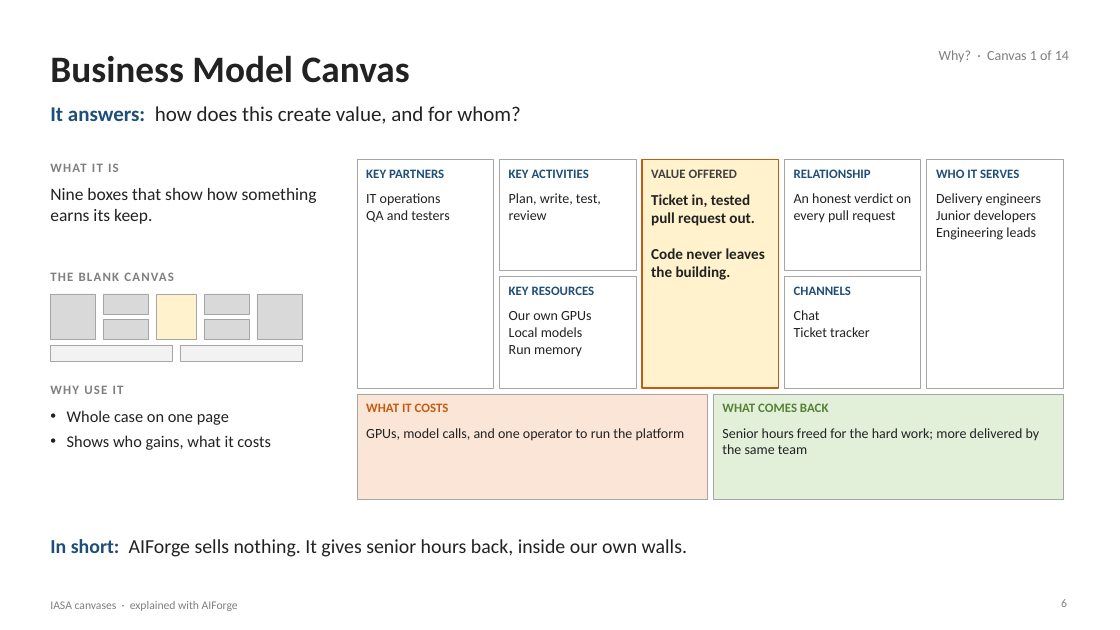
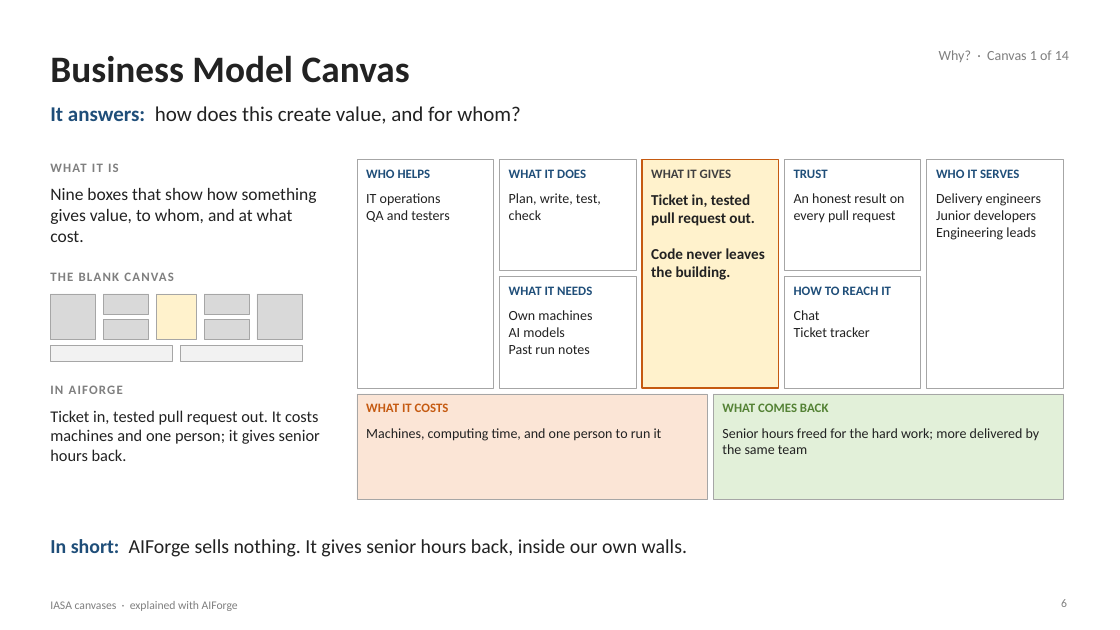
Before and after one commit to Manikanta-Reddy-Pasala/tools, a slide deck: slide 6 of course/iasa-aiforge/IASA-Canvases-with-AIForge.pptx. Drawn at 1120x630 pixels with LibreOffice and Linux fonts; fonts in the diff are those of the drawing. Boxes give left, top, right and bottom in pixels: in the first picture for what was removed or moved away, otherwise in the second. Text is boxed around its words. In the diff, an @@ line names an element or a change of style, - is before the commit and + after.

```diff
--- a/course/iasa-aiforge/IASA-Canvases-with-AIForge.pptx
+++ b/course/iasa-aiforge/IASA-Canvases-with-AIForge.pptx
@@ text at <box>366,169,431,178</box>: text changed @@
-KEY PARTNERS
+WHO HELPS
@@ text at <box>509,169,586,178</box>: text changed @@
-KEY ACTIVITIES
+WHAT IT DOES
@@ text at <box>651,169,731,178</box>: text changed @@
-VALUE OFFERED
+WHAT IT GIVES
@@ text at <box>794,169,828,178</box>: text changed @@
-RELATIONSHIP
+TRUST
@@ text at <box>50,188,317,242</box>: text changed @@
-Nine boxes that show how something earns its keep.
+Nine boxes that show how something gives value, to whom, and at what cost.
@@ text at <box>509,193,601,220</box>: text changed @@
-Plan, write, test, review
+Plan, write, test, check
@@ text at <box>794,193,905,223</box>: text changed @@
-An honest verdict on every pull request
+An honest result on every pull request
@@ text at <box>509,286,592,295</box>: text changed @@
-KEY RESOURCES
+WHAT IT NEEDS
@@ text at <box>794,286,891,295</box>: text changed @@
-CHANNELS
+HOW TO REACH IT
@@ text at <box>509,310,592,354</box>: text changed @@
-Our own GPUs
-Local models
-Run memory
+Own machines
+AI models
+Past run notes
@@ text at <box>50,385,123,394</box>: text changed @@
-WHY USE IT
+IN AIFORGE
@@ text at <box>50,410,320,461</box>: text changed @@
-• Whole case on one page
-• Shows who gains, what it costs
+Ticket in, tested pull request out. It costs machines and one person; it gives senior hours back.
@@ text at <box>366,428,662,441</box>: text changed @@
-GPUs, model calls, and one operator to run the platform
+Machines, computing time, and one person to run it
```
Also in this commit, not shown: 16 other slides changed, 2 other files.
